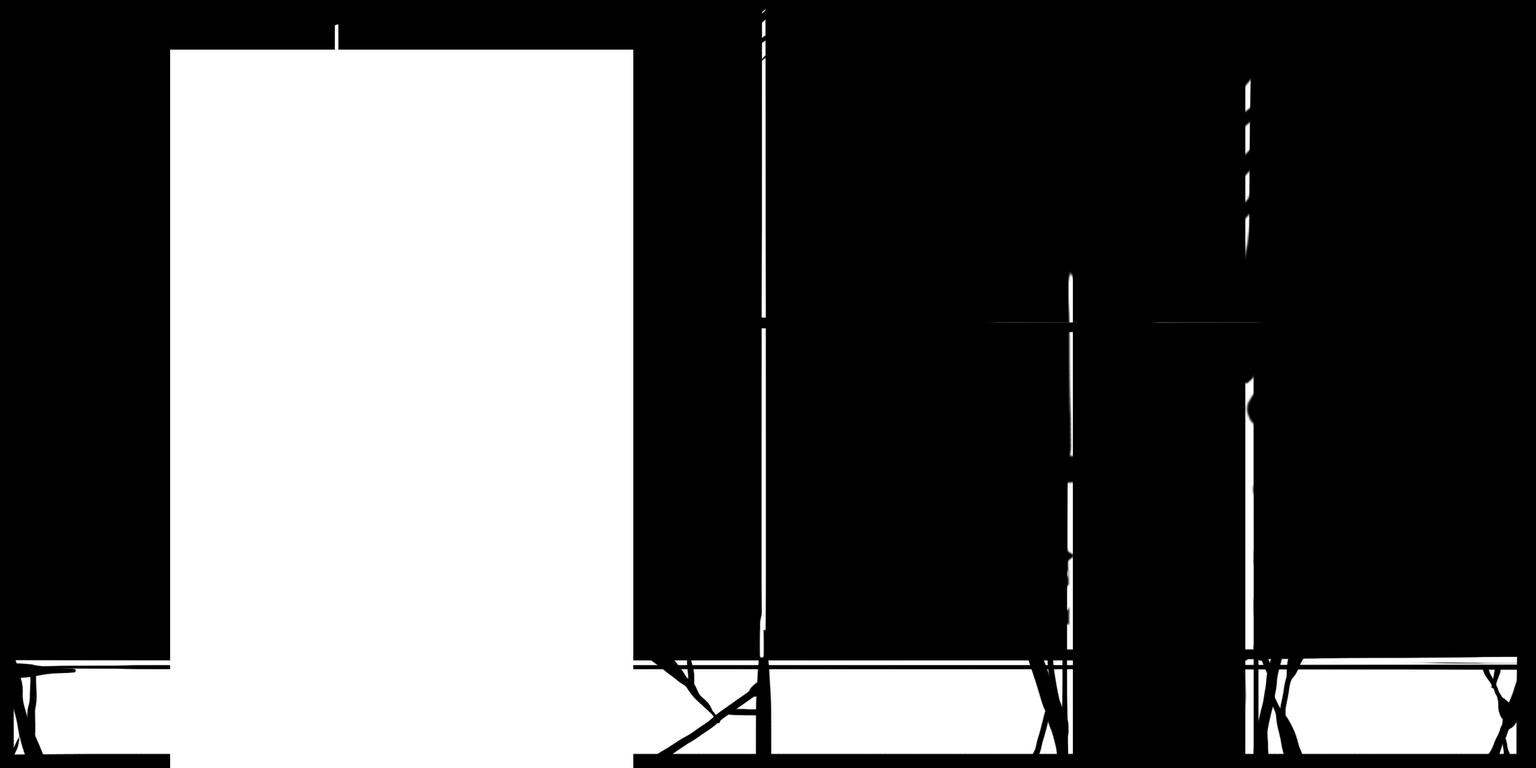
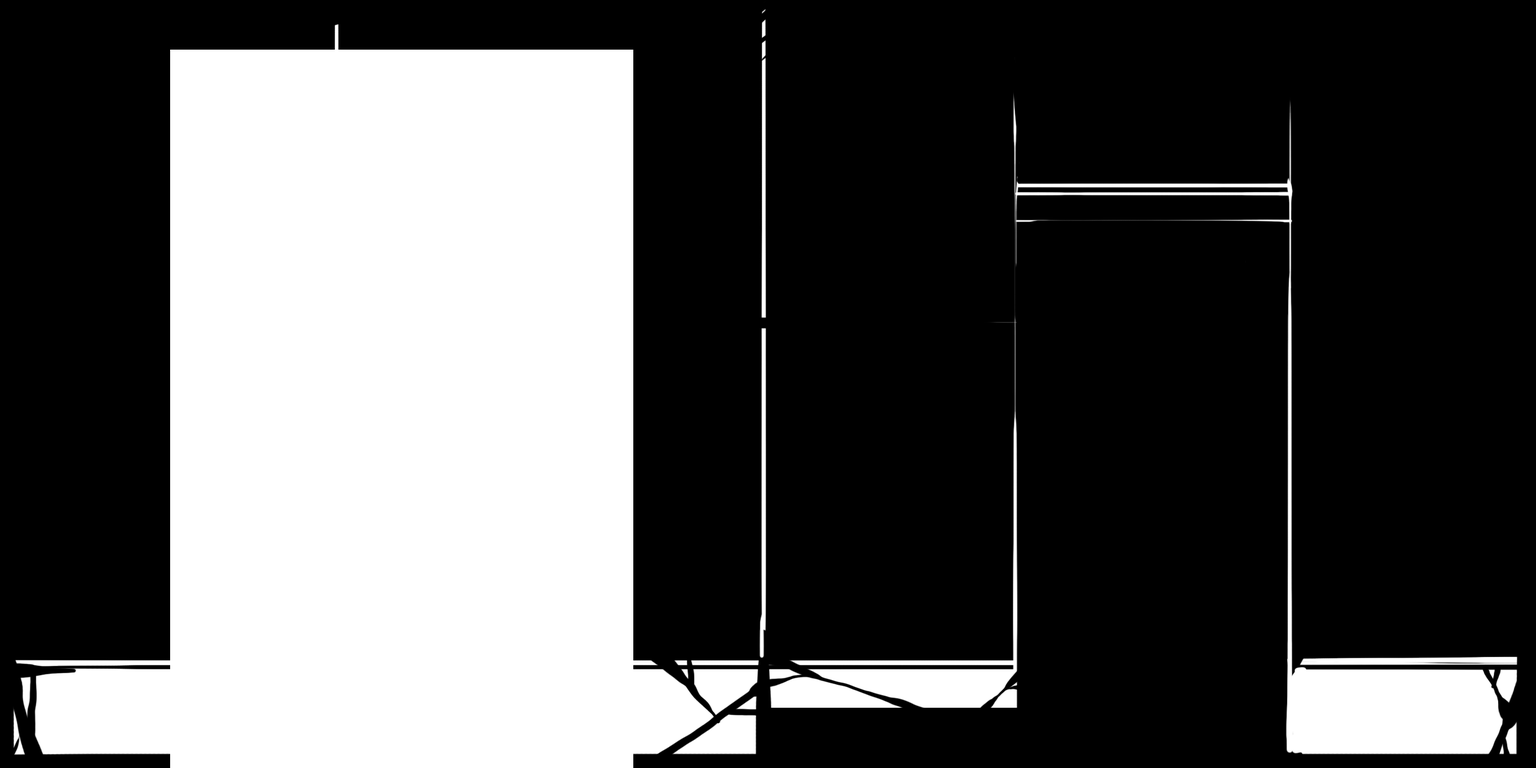
Comparing the layer stacks of the two 1536x768 images. Changes:
added layer "Layer 19" above "Layer 18" over [767, 646, 1050, 720]
added layer "Layer 18" above "Layer 17" over [770, 707, 1073, 755]
renamed "Layer 7" to "Layer 17", moved it above "Layer 16", painted on it over [1002, 56, 1308, 755]
removed layer "Layer 6" over [1016, 86, 1288, 498]
removed layer "Layer 8" over [1013, 152, 1293, 541]
removed layer "Layer 2" over [767, 56, 1308, 755]
removed layer "Layer 1" over [767, 56, 1308, 755]
renamed "Layer 11" to "Layer 16", painted on it over [767, 56, 1308, 755]
removed layer "Layer 10" over [767, 56, 1308, 755]
removed layer "Layer 9" over [769, 685, 1302, 755]
